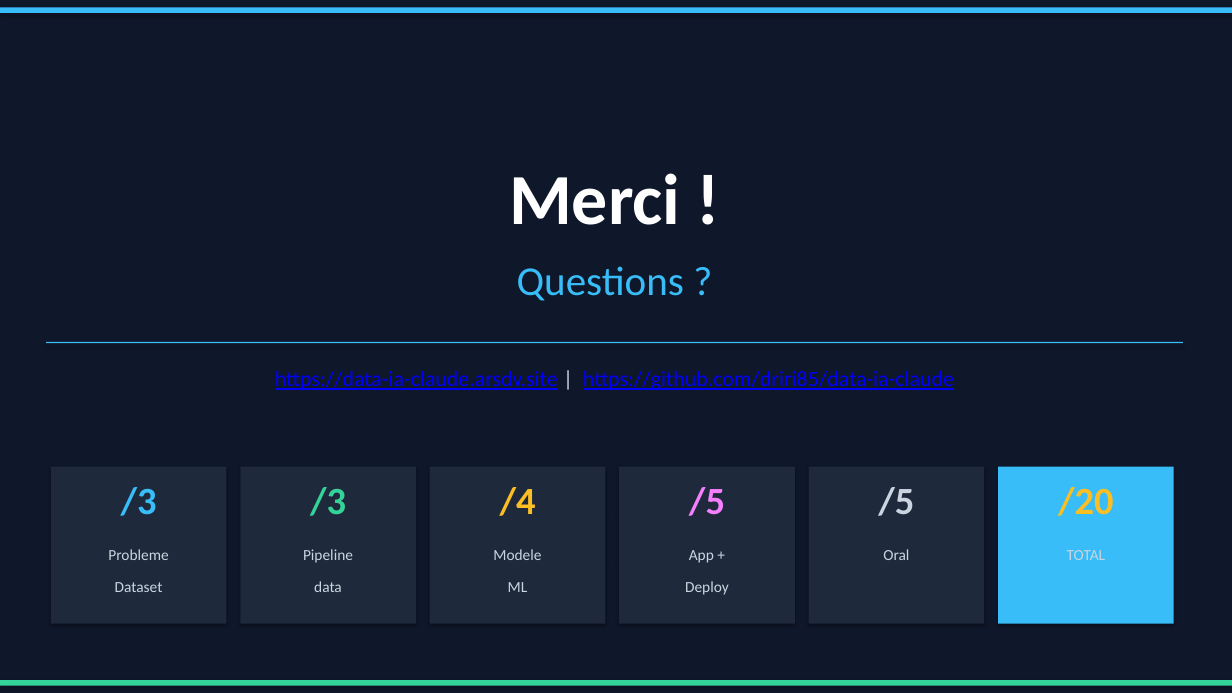
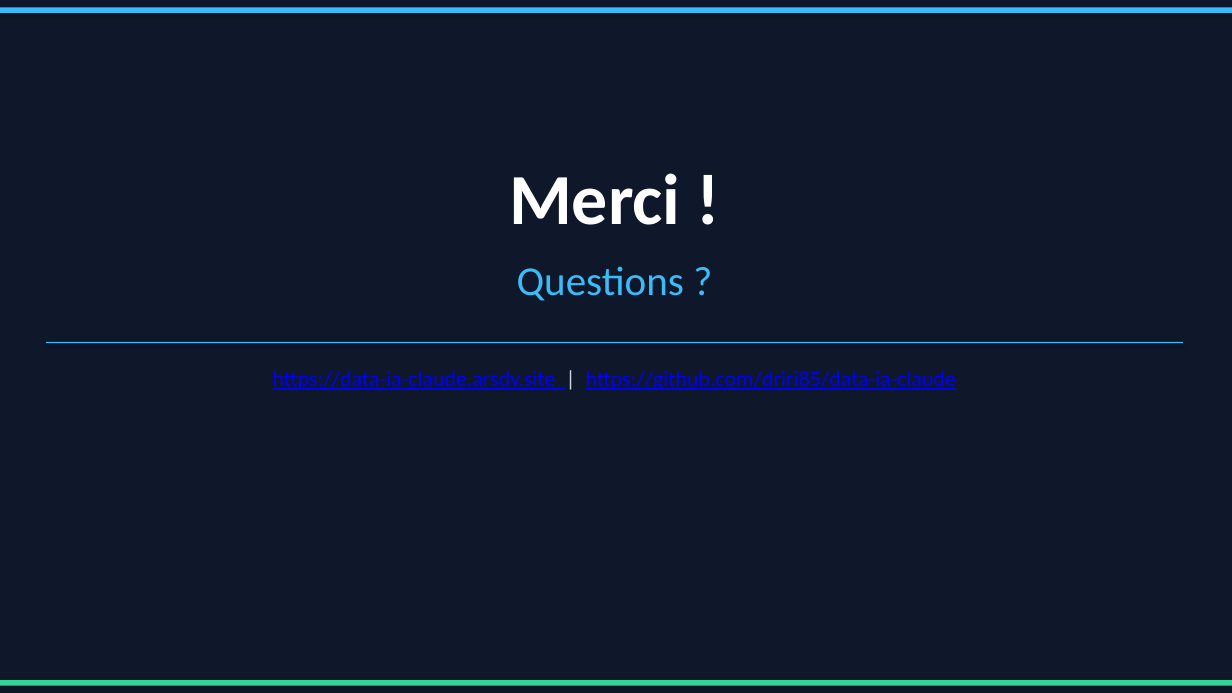
Before and after one commit to driri85/data-ia-claude, a slide deck: slide 9 of soutenance-b3-data-ia.pptx. Drawn at 1232x693 pixels with LibreOffice and Linux fonts; fonts in the diff are those of the drawing. Boxes give left, top, right and bottom in pixels: in the first picture for what was removed or moved away, otherwise in the second. Text is boxed around its words. In the diff, an @@ line names an element or a change of style, - is before the commit and + after.

```diff
--- a/soutenance-b3-data-ia.pptx
+++ b/soutenance-b3-data-ia.pptx
@@ rectangle removed at bbox=[51, 467, 226, 624] @@
@@ rectangle removed at bbox=[240, 467, 416, 624] @@
@@ rectangle removed at bbox=[430, 467, 605, 624] @@
@@ rectangle removed at bbox=[619, 467, 795, 624] @@
@@ rectangle removed at bbox=[809, 467, 984, 624] @@
@@ rectangle removed at bbox=[998, 467, 1174, 624] @@
@@ text removed at bbox=[121, 487, 157, 516] @@
-/3
@@ text removed at bbox=[310, 487, 346, 516] @@
-/3
@@ text removed at bbox=[500, 487, 536, 516] @@
-/4
@@ text removed at bbox=[689, 487, 725, 516] @@
-/5
@@ text removed at bbox=[878, 487, 914, 516] @@
-/5
@@ text removed at bbox=[1058, 487, 1113, 516] @@
-/20
@@ text removed at bbox=[108, 549, 168, 560] @@
-Probleme
@@ text removed at bbox=[303, 549, 353, 563] @@
-Pipeline
@@ text removed at bbox=[493, 549, 541, 560] @@
-Modele
@@ text removed at bbox=[689, 550, 714, 563] @@
-App +
@@ text removed at bbox=[883, 549, 909, 560] @@
-Oral
@@ text removed at bbox=[1067, 550, 1105, 560] @@
-TOTAL
@@ text removed at bbox=[115, 582, 163, 592] @@
-Dataset
@@ text removed at bbox=[314, 581, 342, 592] @@
-data
@@ text removed at bbox=[508, 582, 528, 592] @@
-ML
@@ text removed at bbox=[685, 581, 729, 595] @@
-Deploy
```
Also in this commit, not shown: 5 other slides changed.
